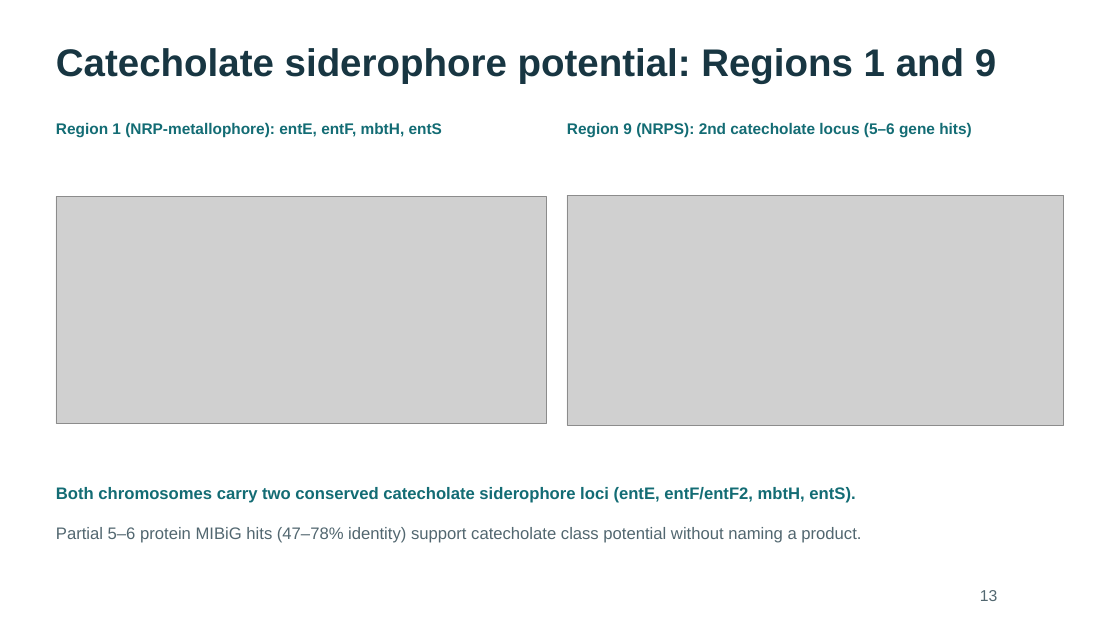
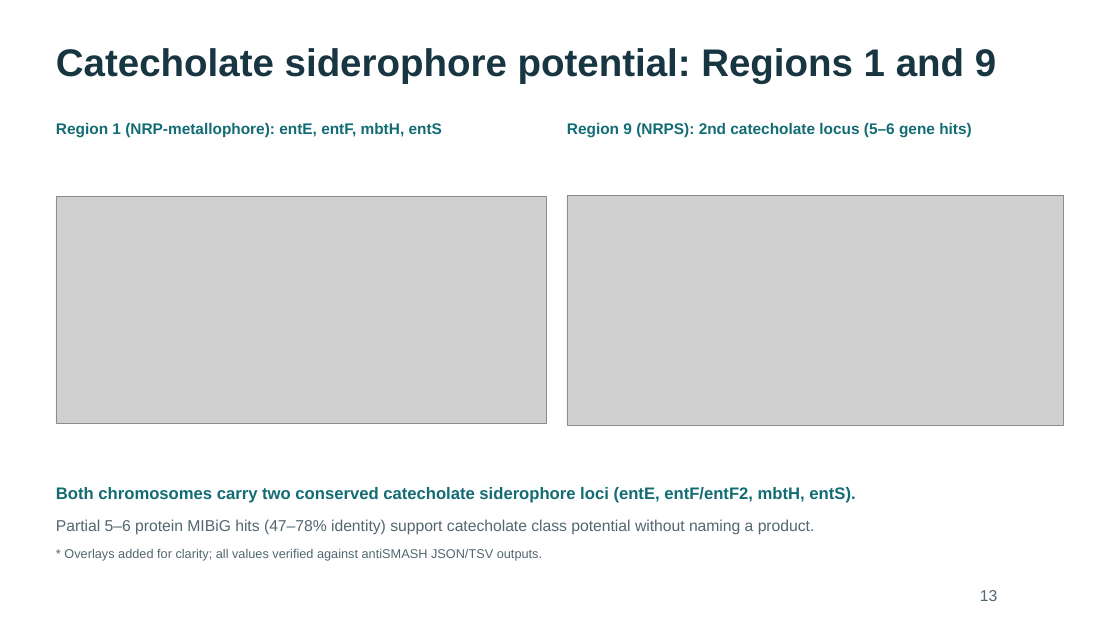
Before and after one commit to WhyAdr/sm-manu, a slide deck: slide 13 of explainer/NMZ-Serratia-genomics-explainer-2026-10-20.pptx. Drawn at 1120x630 pixels with LibreOffice and Linux fonts; fonts in the diff are those of the drawing; grey boxes stand for pictures. Boxes give left, top, right and bottom in pixels: in the first picture for what was removed or moved away, otherwise in the second. Text is boxed around its words. In the diff, an @@ line names an element or a change of style, - is before the commit and + after.

Commit message:
Add serratamolide chemistry and pan-proteome slides (44-slide deck); alt text, 3-lens antiSMASH slide, aromatic split; soften absence claims; rebuild PPTX/PDFs

```diff
--- a/explainer/NMZ-Serratia-genomics-explainer-2026-10-20.pptx
+++ b/explainer/NMZ-Serratia-genomics-explainer-2026-10-20.pptx
@@ text "Partial 5–6 protein MIBiG hits ..." at box(56, 519, 815, 535): size 14.2 to 13.5 pt @@
@@ text added at box(64, 549, 542, 561), 10.9 pt, text #526770 @@
+* Overlays added for clarity; all values verified against antiSMASH JSON/TSV outputs.
```
Also in this commit, not shown: 19 other slides changed, 5 slides added, 1 slide removed, 12 other files.
